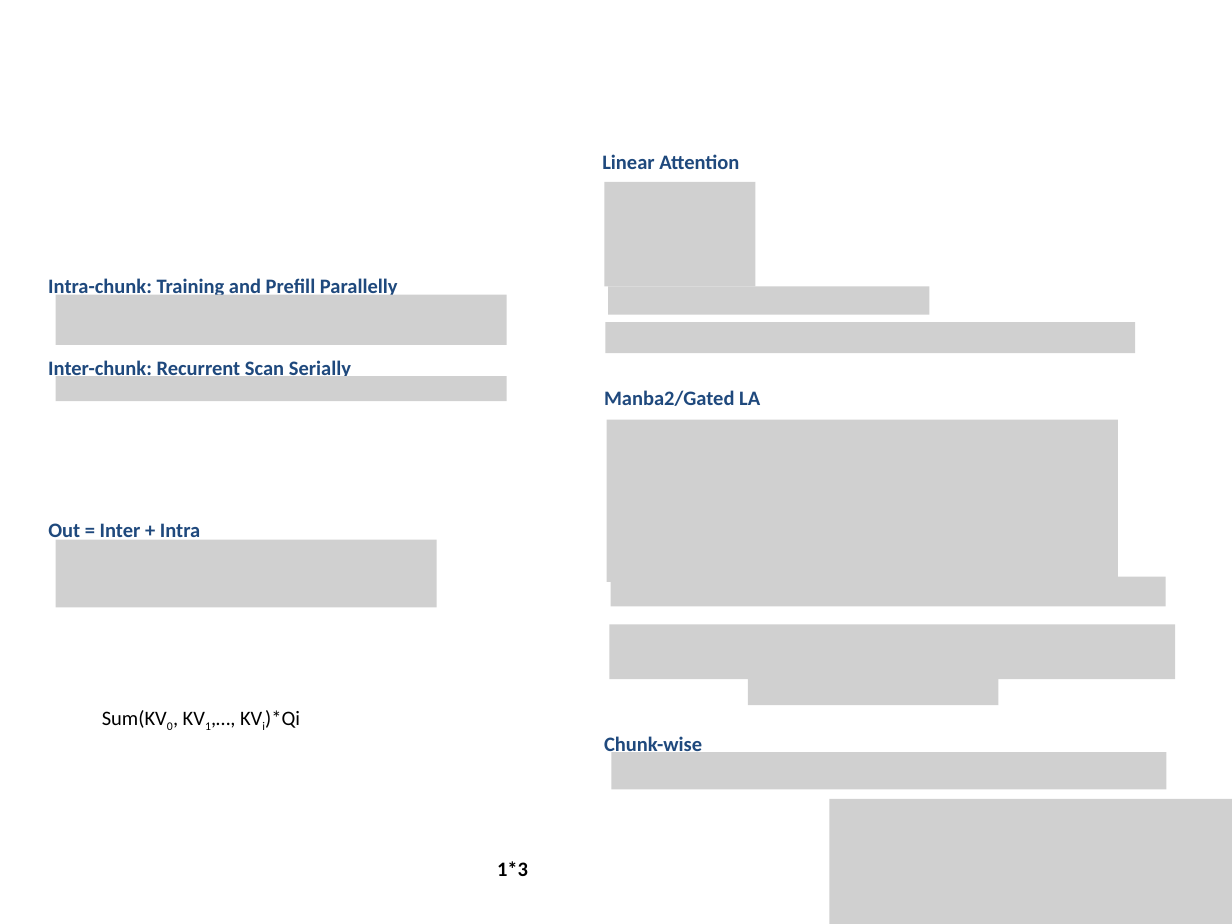
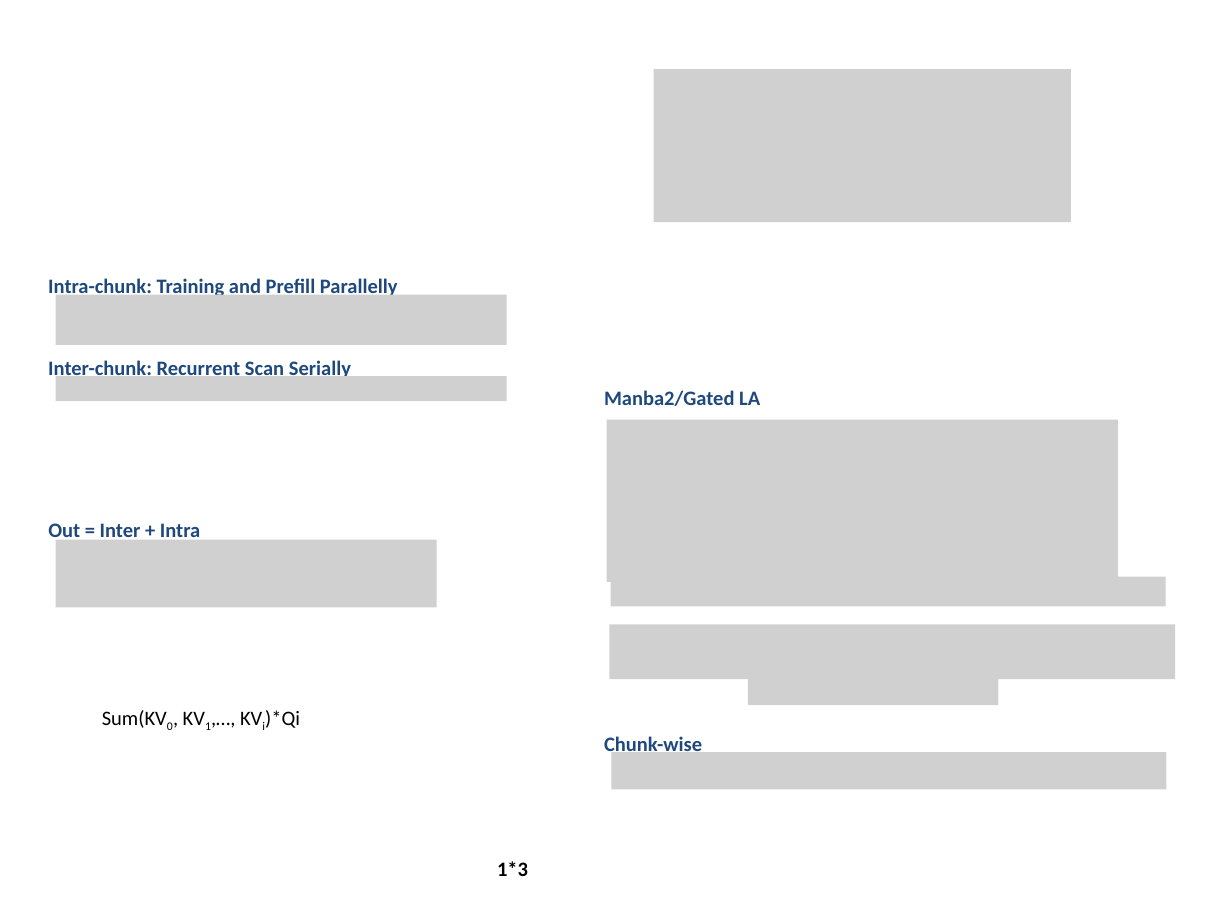
Before and after one commit to navibator/crazy-ai, a slide deck: slide 7 of temp.pptx (slide 8 before the commit). Drawn at 1232x924 pixels with LibreOffice and Linux fonts; fonts in the diff are those of the drawing; grey boxes stand for pictures. Boxes give left, top, right and bottom in pixels: in the first picture for what was removed or moved away, otherwise in the second. Text is boxed around its words. In the diff, an @@ line names an element or a change of style, - is before the commit and + after.

Commit message:
kda, gdn2, eda

```diff
--- a/temp.pptx
+++ b/temp.pptx
@@ picture added at box(654, 69, 1072, 222) @@
@@ text removed at box(602, 154, 739, 169) @@
-Linear Attention
@@ picture removed at box(605, 182, 756, 287) @@
@@ picture removed at box(609, 286, 930, 314) @@
@@ picture removed at box(605, 323, 1135, 354) @@
@@ picture removed at box(829, 798, 1232, 924) @@
```
Also in this commit, not shown: 4 other slides changed, 1 slide added, 2 slides removed.
